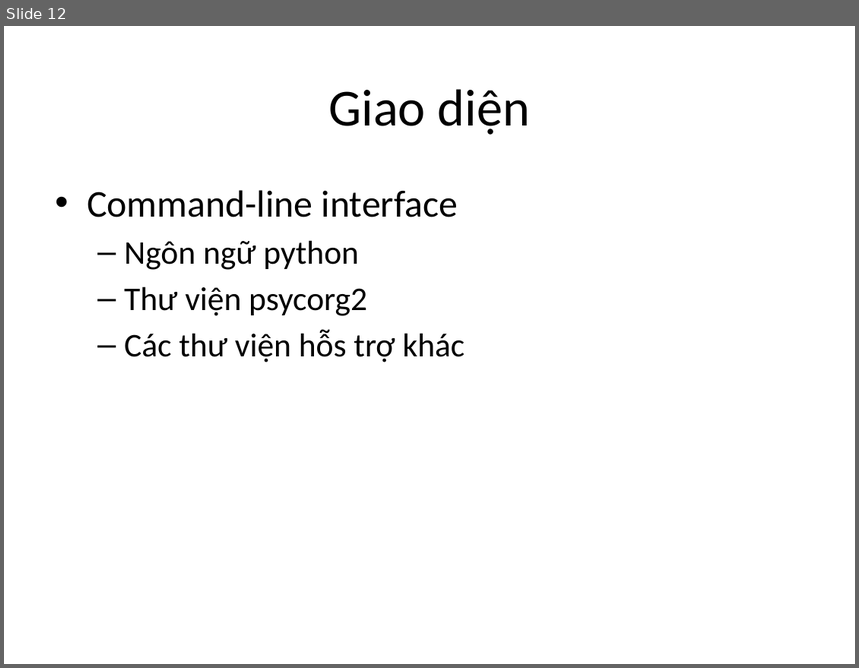
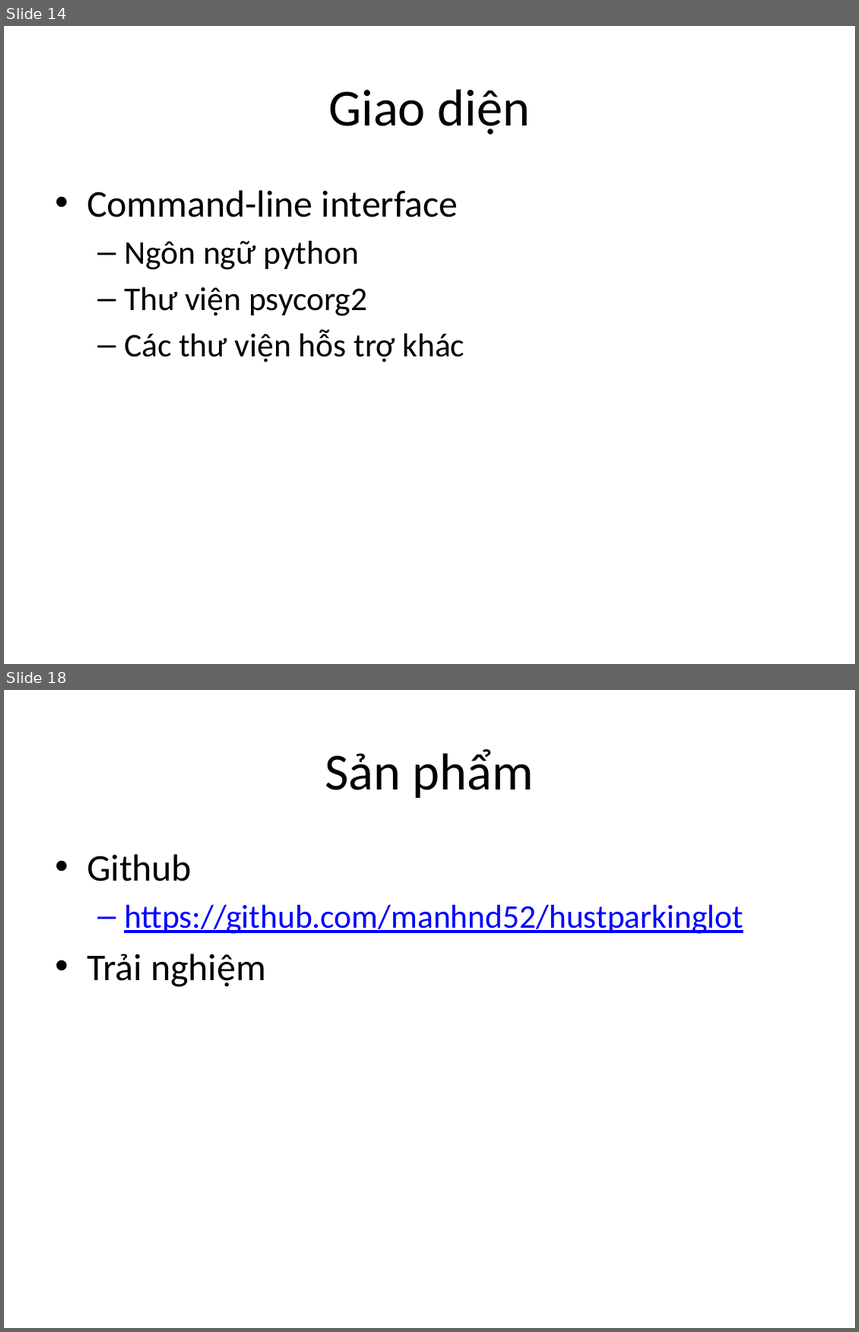
Before and after one commit to manhnd52/HustParkingLot, a slide deck: readme/slide.pptx. Shown one above the other, each under a label of ours: slide 12 before the commit, slides 14 and 18 after it; the slides between them are not shown. The pictures are 859x668 and 859x1332 pixels, drawn with LibreOffice and Linux fonts; fonts in the diff are those of the drawing. Boxes give left, top, right and bottom in pixels: in the first picture for what was removed or moved away, otherwise in the second. Text is boxed around its words. In the diff, an @@ line names an element or a change of style, - is before the commit and + after.

```diff
--- a/readme/slide.pptx
+++ b/readme/slide.pptx
@@ slide 18 added at <box>4,690,855,1328</box>, background #FFFFFF @@
@@ title added at <box>325,749,534,798</box>, 44 pt, text #000000 @@
+Sản phẩm
@@ text added at <box>87,854,743,987</box>, 28 pt, text #0000FF, underline @@
+• Github
+  – https://github.com/manhnd52/hustparkinglot
+• Trải nghiệm
@@ what was slide 12 is now slide 14 @@
```
Also in this commit, not shown: 1 slide changed, 7 other slides added, 2 other files.
